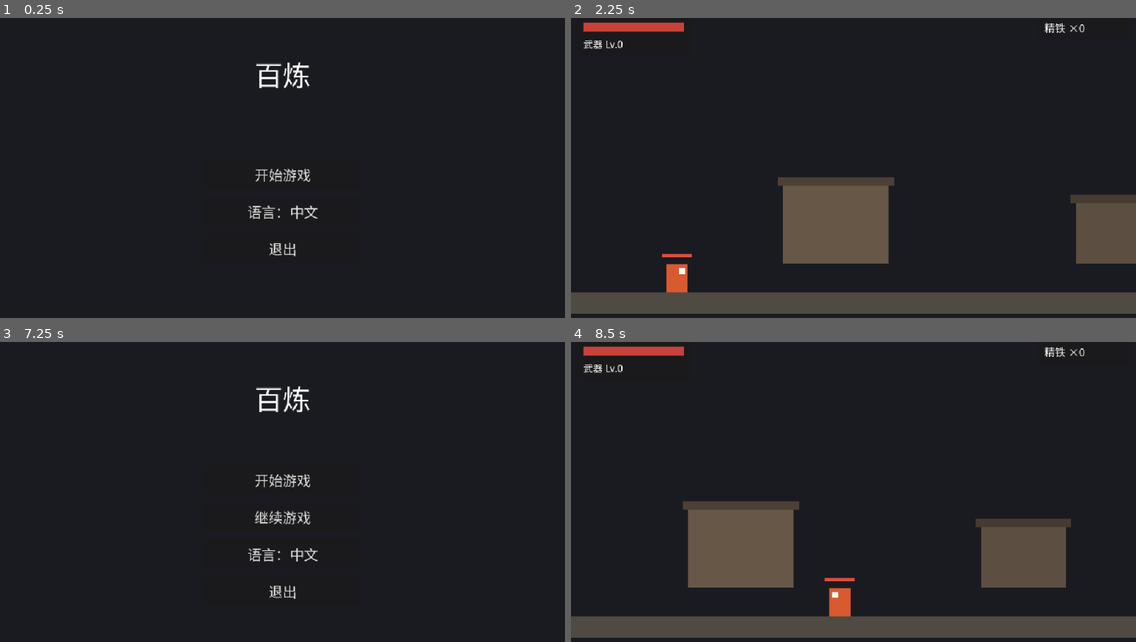
Above: before the commit, frames 1-4 (two rows, left to right).
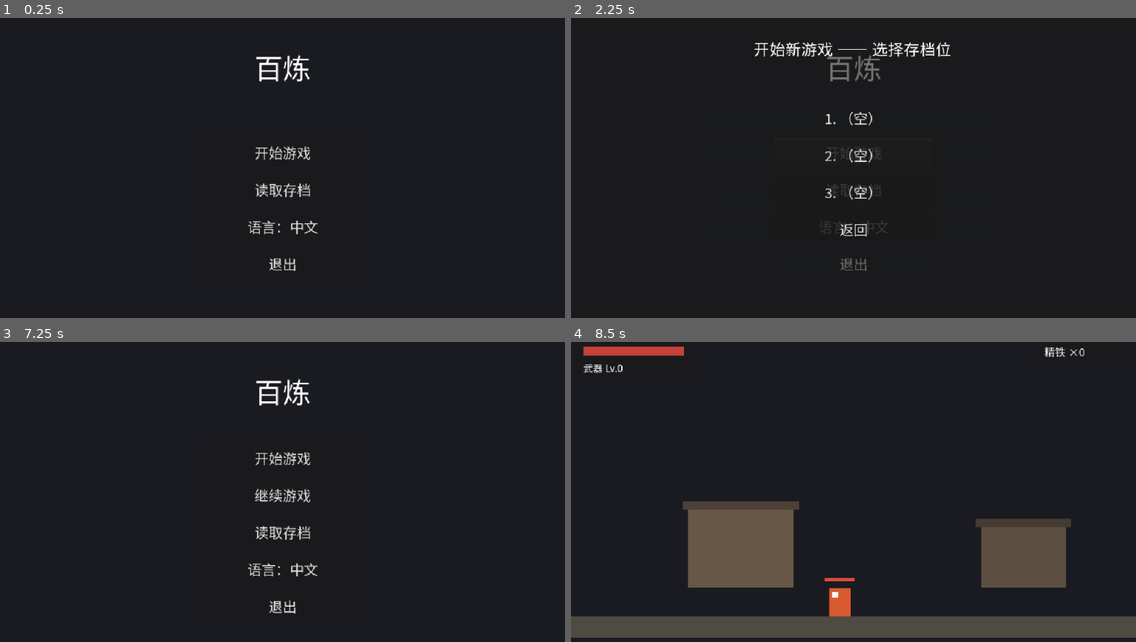
Above: after the commit, the same moments.

Repository: aachean/bailian
Game: Godot game, scene res://scenes/ui/main_menu.tscn
Two runs of this game, one before a commit and one after it. Both use one fixed random seed, a clock stepped at 60 frames per second and the inputs below.
Inputs (mouse positions are in pixels of both pictures, inside the frame that each line leads up to):
- Up to frame 1 (0.25 s): no input
- Up to frame 2 (2.25 s): click (853, 189) at 0.5 s, where only the run after the commit has a clickable "读取存档"; click (853, 228) at 1.25 s, where only the run after the commit has a clickable "返回"; click "开始游戏" at 2 s
- Up to frame 3 (7.25 s): click (282, 441) at 2.75 s, where only the run after the commit has a clickable "1. （空）"; tap Enter at 3.5 s; move the mouse to (406, 477) at 3.52 s; hold D (move_right) 3.53-5.03 s; tap J (attack) at 3.6, 5.1, 6.6 s; click (406, 477) at 3.67 s; tap Space (jump) at 3.77, 4.52, 6.02, 6.77 s; move the mouse to (169, 510) at 4.27 s; tap K (dodge) at 4.35, 5.85 s; click (169, 510) at 4.42 s; move the mouse to (339, 423) at 5.02 s; hold A (move_left) 5.03-5.78 s; click (339, 423) at 5.17 s; move the mouse to (254, 558) at 5.77 s; hold D (move_right) from 5.78 s (still down); click (254, 558) at 5.92 s; move the mouse to (452, 540) at 6.52 s; click (452, 540) at 6.67 s; tap Escape (ui_cancel) at 7.15 s
- Up to frame 4 (8.5 s): release D (move_right) at 7.25 s; click "继续游戏" at 7.25 s; move the mouse to (684, 444) at 8.02 s; hold A (move_left) from 8.03 s (still down); tap K (dodge) at 8.1 s; click (684, 444) at 8.17 s; tap Space (jump) at 8.27 s

The runs differ from the first frame. In frame 1, 1.8% of the frame differs, in the area x 43-57%, y 12-85%; in frame 2, 18%, in the area x 0-100%, y 1-99%; in frame 3, 2.4%; in frame 4, nothing differs.

Commit message:
feat(save): 多存档槽 + 存档列表 —— 回应「点新游戏全重置」
用户验收 M2：「会腻」，并要求存档列表可加载（新游戏不应抹掉全部进度）。

- SaveManager 改槽位制：3 槽（user://save_1..3.cfg），current_slot +
  last_slot（user://last_slot.cfg）；「继续游戏」= 回最近槽
- 主菜单加「读取存档」：槽位面板（开始模式选槽可覆盖 / 读档模式空槽置灰），
  槽位摘要显示精铁、武器等级、所在场景名
- 进档时玩家数据（碎片/强化）从快照回填 PlayerState，与跨场景机制闭环
- test_m2 重写为槽位版 6 条：槽位隔离、新开槽不抹别槽、空槽置灰、
  继续回最近槽；M1 33 + M3 12 条全回归

Diff:
--- a/data/i18n/ui.csv
+++ b/data/i18n/ui.csv
@@ -14,3 +14,10 @@
 UI_ANVIL_POOR,"精铁不够，去关卡里打怪","Not enough ore — fight in the level"
 HUD_WEAPON,"武器","Weapon"
 HUD_SHARD,"精铁","Ore"
+UI_MENU_LOAD,"读取存档","Load Game"
+UI_SLOTS_TITLE_NEW,"开始新游戏 —— 选择存档位","New Game — pick a slot"
+UI_SLOTS_TITLE_LOAD,"读取存档","Load Game"
+UI_SLOT_EMPTY,"（空）","(empty)"
+UI_LEVEL_TOWN,"城镇","Town"
+UI_LEVEL_LEVEL_1,"第一关","Level 1"
+UI_LEVEL_TEST_ROOM,"训练房","Training Room"
--- a/scenes/ui/main_menu.tscn
+++ b/scenes/ui/main_menu.tscn
@@ -13,8 +13,8 @@
 layout_mode = 1
 anchors_preset = 10
 anchor_right = 1.0
-offset_top = 48.0
-offset_bottom = 104.0
+offset_top = 40.0
+offset_bottom = 96.0
 theme_override_font_sizes/font_size = 32
 horizontal_alignment = 1
 text = "百炼"
@@ -24,7 +24,7 @@
 anchors_preset = 15
 anchor_right = 1.0
 anchor_bottom = 1.0
-offset_top = 96.0
+offset_top = 88.0
 mouse_filter = 2
 
 [node name="Box" type="VBoxContainer" parent="Panel"]
@@ -32,21 +32,77 @@
 theme_override_constants/separation = 10
 
 [node name="Start" type="Button" parent="Panel/Box"]
-custom_minimum_size = Vector2(180, 30)
+custom_minimum_size = Vector2(180, 28)
 layout_mode = 2
 text = "开始游戏"
 
 [node name="Continue" type="Button" parent="Panel/Box"]
-custom_minimum_size = Vector2(180, 30)
+custom_minimum_size = Vector2(180, 28)
 layout_mode = 2
 text = "继续游戏"
 
+[node name="Load" type="Button" parent="Panel/Box"]
+custom_minimum_size = Vector2(180, 28)
+layout_mode = 2
+text = "读取存档"
+
 [node name="Language" type="Button" parent="Panel/Box"]
-custom_minimum_size = Vector2(180, 30)
+custom_minimum_size = Vector2(180, 28)
 layout_mode = 2
 text = "语言：中文"
 
 [node name="Quit" type="Button" parent="Panel/Box"]
-custom_minimum_size = Vector2(180, 30)
+custom_minimum_size = Vector2(180, 28)
 layout_mode = 2
 text = "退出"
+
+[node name="Slots" type="Panel" parent="."]
+visible = false
+layout_mode = 1
+anchors_preset = 15
+anchor_right = 1.0
+anchor_bottom = 1.0
+mouse_filter = 0
+
+[node name="Title" type="Label" parent="Slots"]
+layout_mode = 1
+anchors_preset = 10
+anchor_right = 1.0
+offset_top = 30.0
+offset_bottom = 58.0
+theme_override_font_sizes/font_size = 18
+horizontal_alignment = 1
+text = "选择存档位"
+
+[node name="Box" type="VBoxContainer" parent="Slots"]
+layout_mode = 1
+anchors_preset = 8
+anchor_left = 0.5
+anchor_top = 0.5
+anchor_right = 0.5
+anchor_bottom = 0.5
+offset_left = -170.0
+offset_top = -70.0
+offset_right = 170.0
+offset_bottom = 80.0
+theme_override_constants/separation = 10
+
+[node name="Slot1" type="Button" parent="Slots/Box"]
+custom_minimum_size = Vector2(340, 30)
+layout_mode = 2
+text = "1."
+
+[node name="Slot2" type="Button" parent="Slots/Box"]
+custom_minimum_size = Vector2(340, 30)
+layout_mode = 2
+text = "2."
+
+[node name="Slot3" type="Button" parent="Slots/Box"]
+custom_minimum_size = Vector2(340, 30)
+layout_mode = 2
+text = "3."
+
+[node name="Back" type="Button" parent="Slots/Box"]
+custom_minimum_size = Vector2(340, 28)
+layout_mode = 2
+text = "返回"
--- a/scripts/core/save_manager.gd
+++ b/scripts/core/save_manager.gd
@@ -1,85 +1,131 @@
 extends Node
-## 存档底座。
+## 存档底座：3 个存档槽，互不干扰。
 ##
-## M2 增量 3 起存的不只是「进度到哪了」，还有**离开时的世界快照**
-## （玩家血量位置、每只怪的血量位置死活）——「继续游戏」= 回到离开那一刻，
-## 而不是关卡重开。快照的收集 / 恢复由关卡根节点（stage.gd）负责，
-## 这里只管序列化和「下一次进关卡要不要恢复」的传递。
+## 用户验收原话：「一旦点新游戏就会全重新开始，应该有存档的列表可以去加载。」
+## 单档 → 槽位制：开始游戏时选槽（覆盖需自担），读取存档时列槽挑一个，
+## 当前正在玩的槽记在 last_slot，「继续游戏」回到最近一次玩的那个。
 ##
-## 格式用 ConfigFile：手改得动、坏了能看出来，原型阶段够用。
-## 存档位置 user://save.cfg（与 settings.cfg 同目录，互不干扰）。
+## 每槽一个文件（user://save_1.cfg …），坏一个不牵连其他。
+## 快照的收集 / 恢复由关卡根节点（stage.gd）负责，这里只管序列化与槽位。
 
-const SAVE_PATH := "user://save.cfg"
 const SECTION := "progress"
-const VERSION := 3
+const VERSION := 4
+const SLOT_COUNT := 3
+const LAST_SLOT_PATH := "user://last_slot.cfg"
 
-## 关卡 _ready 时来取。true = 这次进入要恢复快照（点了「继续」）
+## 正在玩的槽（1 起）。菜单开始 / 读档时设置，游戏内写档都用它
+var current_slot: int = 1
+
+
+# ── 槽位与路径 ─────────────────────────────────────────────────
+
+func slot_path(slot: int) -> String:
+	return "user://save_%d.cfg" % slot
+
+
+func slot_exists(slot: int) -> bool:
+	return FileAccess.file_exists(slot_path(slot))
+
+
+## 最近一次玩的槽；从没玩过返回 0
+func last_slot() -> int:
+	var cfg := ConfigFile.new()
+	if cfg.load(LAST_SLOT_PATH) != OK:
+		return 0
+	return int(cfg.get_value("slot", "n", 0))
+
+
+func _remember_slot(slot: int) -> void:
+	var cfg := ConfigFile.new()
+	cfg.set_value("slot", "n", slot)
+	cfg.save(LAST_SLOT_PATH)
+
+
+# ── 进入游戏的两个入口 ─────────────────────────────────────────
+
+## 菜单「开始游戏」选了槽：新建该槽进度（空快照 = 全新世界），并设为当前槽
+func start_new_game(slot: int, level_path: String) -> void:
+	current_slot = slot
+	_remember_slot(slot)
+	write_progress(level_path, {})
+
+
+## 菜单「读取存档」选了槽：设为当前槽，并标记下一次进关卡要恢复快照
+func load_game(slot: int) -> void:
+	current_slot = slot
+	_remember_slot(slot)
+	_pending_restore = true
+
+
+# ── 写 / 读 ────────────────────────────────────────────────────
+
+## 关卡 _ready 时来取。true = 这次进入要恢复快照（读了档）
 var _pending_restore := false
 
 
-func has_save() -> bool:
-	return FileAccess.file_exists(SAVE_PATH)
-
-
 ## 写进度。state 是关卡快照（结构由 stage.gd 决定，这里不解读）；
-## 空字典 = 干净的新开局。
+## 空字典 = 干净的新开局。写当前槽。
 func write_progress(level_path: String, state: Dictionary = {}) -> void:
 	var cfg := ConfigFile.new()
 	cfg.set_value(SECTION, "version", VERSION)
 	cfg.set_value(SECTION, "level", level_path)
 	cfg.set_value(SECTION, "state", state)
 	cfg.set_value(SECTION, "saved_at", Time.get_unix_time_from_system())
-	var err := cfg.save(SAVE_PATH)
+	var err := cfg.save(slot_path(current_slot))
 	if err != OK:
 		push_warning("SaveManager: 存档失败 err=%d" % err)
 	_pending_restore = false
 
 
-## 读进度。返回关卡路径；没有存档 / 读不出来 / 没有这一项，一律返回空串。
-## 调用方拿空串就走「新游戏」分支，不要猜原因。
-func read_progress() -> String:
-	if not has_save():
+## 读当前槽的关卡路径。空串 = 没档 / 坏档，调用方走「新游戏」分支。
+func read_progress(slot: int = -1) -> String:
+	var s := current_slot if slot < 0 else slot
+	if not slot_exists(s):
 		return ""
 	var cfg := ConfigFile.new()
-	if cfg.load(SAVE_PATH) != OK:
+	if cfg.load(slot_path(s)) != OK:
 		return ""
 	return str(cfg.get_value(SECTION, "level", ""))
 
 
-## 读快照本体。无档返回空字典。
-func read_state() -> Dictionary:
-	if not has_save():
+## 读当前槽的快照本体。无档返回空字典。
+func read_state(slot: int = -1) -> Dictionary:
+	var s := current_slot if slot < 0 else slot
+	if not slot_exists(s):
 		return {}
 	var cfg := ConfigFile.new()
-	if cfg.load(SAVE_PATH) != OK:
+	if cfg.load(slot_path(s)) != OK:
 		return {}
 	var d = cfg.get_value(SECTION, "state", {})
 	return d if d is Dictionary else {}
 
 
-## 菜单「开始游戏」：新开局。关卡 _ready 拿到的快照会是空的。
-func request_new_game(level_path: String) -> void:
-	write_progress(level_path, {})
+## 槽位展示信息（存档列表用）：场景路径、快照、时间
+func read_slot_info(slot: int) -> Dictionary:
+	if not slot_exists(slot):
+		return {}
+	var cfg := ConfigFile.new()
+	if cfg.load(slot_path(slot)) != OK:
+		return {}
+	return {
+		"level": str(cfg.get_value(SECTION, "level", "")),
+		"state": cfg.get_value(SECTION, "state", {}),
+		"saved_at": int(cfg.get_value(SECTION, "saved_at", 0)),
+	}
 
 
-## 菜单「继续游戏」：标记下一次进关卡要恢复快照。
-func request_continue() -> void:
-	_pending_restore = true
+func erase_slot(slot: int) -> void:
+	if slot_exists(slot):
+		DirAccess.remove_absolute(ProjectSettings.globalize_path(slot_path(slot)))
+	if current_slot == slot:
+		_pending_restore = false
 
 
 ## 关卡 _ready 时取走待恢复的快照。
-## **只认 request_continue() 打的标记** —— 直接跑场景、跑测试、新开局，
-## 一律返回空字典。这条很重要：不设门槛的话，跑一遍测试都会把用户存档
-## 恢复进测试世界，反过来测试写档也会污染真实进度。
+## **只认 load_game() 打的标记** —— 直接跑场景、跑测试、新开局，
+## 一律返回空字典。不设门槛的话，跑一遍测试都会把用户存档恢复进测试世界。
 func take_pending_state() -> Dictionary:
 	if not _pending_restore:
 		return {}
 	_pending_restore = false
 	return read_state()
-
-
-## 清档（主菜单「重新开始」之类将来会用到；测试也靠它）
-func erase_save() -> void:
-	if has_save():
-		DirAccess.remove_absolute(ProjectSettings.globalize_path(SAVE_PATH))
-	_pending_restore = false
--- a/scripts/ui/main_menu.gd
+++ b/scripts/ui/main_menu.gd
@@ -1,61 +1,134 @@
 extends Control
-## 主菜单：开始 / 继续 / 语言 / 退出。
+## 主菜单：开始 / 继续 / 读取存档 / 语言 / 退出 + 存档槽位面板。
 ##
-## 「开始」进关卡并写档；「继续」只在有档时出现，读档进关卡。
-## 语言按钮循环切换已支持的语言 —— GameSettings 落地时用户等的那半句
-## 「设置里可以选不同语言」，从这一版开始成立（设置界面本身仍归 M2 的极简 UI 收尾）。
+## 存档模型（用户验收定的）：3 个槽位。「开始游戏」先选槽（选中有档的槽 = 覆盖），
+## 「读取存档」列槽挑一个进；「继续游戏」直接回最近一次玩的槽。
+## 进度档记：哪个场景 + 离开时的世界快照 + 玩家数据（碎片 / 强化）。
 
-## 现在的流程起点：城镇。从这里经传送门进入关卡（增量 3 起）
+## 流程起点：城镇。从这里经传送门进入关卡
 const LEVEL_PATH := "res://scenes/stages/town.tscn"
+
+## 槽位面板模式：start = 选槽开新游戏（可覆盖），load = 选槽读档
+enum SlotMode { START, LOAD }
+
+var _slot_mode: int = SlotMode.START
 
 @onready var _start_btn: Button = $Panel/Box/Start
 @onready var _continue_btn: Button = $Panel/Box/Continue
+@onready var _load_btn: Button = $Panel/Box/Load
 @onready var _lang_btn: Button = $Panel/Box/Language
 @onready var _quit_btn: Button = $Panel/Box/Quit
 @onready var _title: Label = $Title
+@onready var _slots: Panel = $Slots
+@onready var _slots_title: Label = $Slots/Title
+@onready var _slot_btns: Array[Button] = [$Slots/Box/Slot1, $Slots/Box/Slot2, $Slots/Box/Slot3]
+@onready var _back_btn: Button = $Slots/Box/Back
 
 
 func _ready() -> void:
 	_start_btn.pressed.connect(_on_start)
 	_continue_btn.pressed.connect(_on_continue)
+	_load_btn.pressed.connect(_on_load)
 	_lang_btn.pressed.connect(_on_language)
 	_quit_btn.pressed.connect(_on_quit)
+	_back_btn.pressed.connect(_close_slots)
+	for i in _slot_btns.size():
+		var idx := i + 1
+		_slot_btns[i].pressed.connect(_on_slot.bind(idx))
 	if not GameSettings.language_changed.is_connected(_refresh_texts):
 		GameSettings.language_changed.connect(_refresh_texts)
+	_slots.visible = false
 	_refresh_texts()
 	_refresh_continue()
 
 
 ## 参数是 language_changed 带的语言码，这里用不上但必须留 ——
 ## Godot 连信号按参数个数严格匹配，少了会「连上但调用报错、界面静默不刷新」。
-## 这个坑在 hint.gd 已经踩过一次，别有第三次。
+## 这个坑在 hint.gd 和这里各踩过，别有第三次。
 func _refresh_texts(_locale: String = "") -> void:
 	_title.text = tr("UI_MENU_TITLE")
 	_start_btn.text = tr("UI_MENU_START")
 	_continue_btn.text = tr("UI_MENU_CONTINUE")
+	_load_btn.text = tr("UI_MENU_LOAD")
 	_quit_btn.text = tr("UI_MENU_QUIT")
-	# 语言按钮显示「当前语言」，点一下切到下一个 —— 就地循环，不用列表
 	_lang_btn.text = "%s：%s" % [tr("UI_MENU_LANGUAGE"), GameSettings.SUPPORTED[GameSettings.language]]
+	_slots_title.text = tr("UI_SLOTS_TITLE_NEW") if _slot_mode == SlotMode.START else tr("UI_SLOTS_TITLE_LOAD")
+	_refresh_continue()
+	_refresh_slot_buttons()
 
 
 func _refresh_continue() -> void:
-	_continue_btn.visible = SaveManager.has_save()
+	var last := SaveManager.last_slot()
+	_continue_btn.visible = last > 0 and SaveManager.slot_exists(last)
 
 
+func _refresh_slot_buttons() -> void:
+	for i in _slot_btns.size():
+		var slot := i + 1
+		_slot_btns[i].text = _slot_text(slot, i + 1)
+		if _slot_mode == SlotMode.LOAD:
+			_slot_btns[i].disabled = not SaveManager.slot_exists(slot)
+		else:
+			_slot_btns[i].disabled = false
+
+
+## 槽位按钮上的摘要：空的写「空」，有档写玩家最关心的三样
+func _slot_text(slot: int, index: int) -> String:
+	var info := SaveManager.read_slot_info(slot)
+	if info.is_empty():
+		return "%d. %s" % [index, tr("UI_SLOT_EMPTY")]
+	var st := info.get("state", {}) as Dictionary
+	var player := st.get("player", {}) as Dictionary
+	var shards := int(player.get("shards", 0))
+	var upgrade := int(player.get("upgrade", 0))
+	var level := str(info.get("level", "")).get_file().get_basename()
+	return "%d. %s　%s ×%d　Lv.%d" % [index, tr("UI_LEVEL_" + level.to_upper()), shards, upgrade]
+
+
+# ── 按钮动作 ───────────────────────────────────────────────────
+
 func _on_start() -> void:
-	PlayerState.reset_for_new_game()
-	SaveManager.request_new_game(LEVEL_PATH)
-	get_tree().change_scene_to_file(LEVEL_PATH)
+	_slot_mode = SlotMode.START
+	_slots.visible = true
+	_refresh_texts()
+
+
+func _on_load() -> void:
+	_slot_mode = SlotMode.LOAD
+	_slots.visible = true
+	_refresh_texts()
+
+
+func _close_slots() -> void:
+	_slots.visible = false
+
+
+func _on_slot(slot: int) -> void:
+	if _slot_mode == SlotMode.START:
+		PlayerState.reset_for_new_game()
+		SaveManager.start_new_game(slot, LEVEL_PATH)
+		get_tree().change_scene_to_file(LEVEL_PATH)
+	else:
+		_enter_slot(slot)
 
 
 func _on_continue() -> void:
-	var level := SaveManager.read_progress()
+	var last := SaveManager.last_slot()
+	if last > 0 and SaveManager.slot_exists(last):
+		_enter_slot(last)
+
+
+## 从槽位进入：场景 + 快照 + 玩家数据，三样都从档里来
+func _enter_slot(slot: int) -> void:
+	var level := SaveManager.read_progress(slot)
 	if level.is_empty() or not ResourceLoader.exists(level):
-		# 档指向的场景已经不存在了（改版删场景）：当作没档，回新游戏
-		SaveManager.erase_save()
-		_refresh_continue()
+		SaveManager.erase_slot(slot)
+		_refresh_texts()
 		return
-	SaveManager.request_continue()
+	SaveManager.load_game(slot)
+	var st := SaveManager.read_state(slot)
+	if st.has("player"):
+		PlayerState.load_from(st.player)
 	get_tree().change_scene_to_file(level)
 
 
@@ -63,7 +136,6 @@
 	var codes := GameSettings.SUPPORTED.keys()
 	var i := codes.find(GameSettings.language)
 	GameSettings.set_language(str(codes[(i + 1) % codes.size()]))
-	# language_changed 信号会带回 _refresh_texts，按钮文案自己换
 
 
 func _on_quit() -> void:
--- a/tests/test_m2.gd
+++ b/tests/test_m2.gd
@@ -1,12 +1,11 @@
 extends Node
-## 《百炼》M2 自动验收 —— 增量 2：主菜单 / 存档底座 / 语言入口
+## 《百炼》M2 自动验收 —— 主菜单 / 槽位存档 / 语言入口
 ##
 ## 跑法（无头）：
 ##     godot --headless --fixed-fps 60 --path <项目根> res://tests/test_m2.tscn
 ##
-## 战斗 / 移动的 33 条在 tests/test_m1.tscn，这里只管增量 2 的新东西。
-## 场景切换本身（按开始 → 进关卡）是引擎一行调用，且会把本测试场景换掉，
-## 无头环境测不了 —— 那条走人工验收，其余全部机器兜底。
+## 存档模型（用户验收定的）：3 槽位 + 最近槽「继续」。这里的断言盯三种翻车：
+## 槽位之间互相污染、读了不存在的档、新游戏把别的槽抹掉。
 
 const MENU := preload("res://scenes/ui/main_menu.tscn")
 
@@ -17,10 +16,10 @@
 func _ready() -> void:
 	await get_tree().process_frame
 	print("")
-	print("═══ 《百炼》M2 增量 2 自动验收 ═══")
+	print("═══ 《百炼》M2 自动验收 ═══")
 	await _t1_menu_buttons()
 	await _t2_continue_visibility()
-	await _t3_save_roundtrip()
+	await _t3_slots_isolated()
 	await _t4_language_button()
 	await _t5_world_snapshot_roundtrip()
 	await _t6_snapshot_survives_file()
@@ -44,64 +43,93 @@
 		await get_tree().process_frame
 
 
-## 菜单能摆出来，四个按钮都在，文案是真话不是 key
+func _wipe_all_slots() -> void:
+	for s in 3:
+		SaveManager.erase_slot(s)
+	PlayerState.shards = 0
+	PlayerState.upgrade_level = 0
+
+
+## 菜单能摆出来：标题 + 五个按钮，文案是真话不是 key
 func _t1_menu_buttons() -> void:
 	var menu := MENU.instantiate()
 	add_child(menu)
 	await _steps(3)
 
 	var missing := PackedStringArray()
-	for node_path in ["Panel/Box/Start", "Panel/Box/Continue", "Panel/Box/Language", "Panel/Box/Quit"]:
+	for node_path in ["Panel/Box/Start", "Panel/Box/Continue", "Panel/Box/Load",
+			"Panel/Box/Language", "Panel/Box/Quit", "Slots/Box/Slot1", "Slots/Box/Slot3"]:
 		if menu.get_node_or_null(node_path) == null:
 			missing.append(node_path)
 	var title := (menu.get_node("Title") as Label).text
 	var start_text := (menu.get_node("Panel/Box/Start") as Button).text
 	var ok := missing.is_empty() and not title.is_empty() and title != "UI_MENU_TITLE" \
 		and not start_text.is_empty() and start_text != "UI_MENU_START"
-	_check("1", "主菜单摆得出来：标题 + 四个按钮，文案随语言",
+	_check("1", "主菜单摆得出来：标题 + 五个按钮 + 三个存档位",
 		ok,
 		"标题=\"%s\" 开始=\"%s\" 缺节点 %d 个" % [title, start_text, missing.size()])
 	menu.queue_free()
 	await _steps(2)
 
 
-## 「继续」只在有档时出现 —— 这是存档系统在菜单上唯一可感知的开关
+## 「继续」只在有进度时出现；读档列表里空槽置灰、有档可选
 func _t2_continue_visibility() -> void:
+	_wipe_all_slots()
 	var menu := MENU.instantiate()
 	add_child(menu)
 	await _steps(2)
 	var cont := menu.get_node("Panel/Box/Continue") as Button
-
-	# 清档 → 继续隐藏；写档 → 继续出现
-	SaveManager.erase_save()
-	menu._refresh_continue()
-	await _steps(2)
-	var hidden_without_save: bool = not cont.visible
-
-	SaveManager.write_progress("res://scenes/stages/test_room.tscn")
-	menu._refresh_continue()
-	await _steps(2)
-	var shown_with_save: bool = cont.visible
-
-	_check("2", "「继续」按钮只在有存档时出现",
-		hidden_without_save and shown_with_save,
-		"无档隐藏=%s　有档显示=%s" % [str(hidden_without_save), str(shown_with_save)])
+	var slot2 := menu.get_node("Slots/Box/Slot2") as Button
+
+	# 全空：继续隐藏
+	menu._refresh_texts()
+	await _steps(2)
+	var cont_hidden: bool = not cont.visible
+
+	# 在槽 2 开档：继续出现（回最近槽），读档列表里槽 2 可选、槽 1 仍置灰
+	SaveManager.start_new_game(2, "res://scenes/stages/town.tscn")
+	menu._refresh_texts()
+	await _steps(2)
+	var cont_shown: bool = cont.visible
+	menu._slot_mode = menu.SlotMode.LOAD
+	menu._refresh_texts()
+	var load_mode_ok: bool = (not slot2.disabled) \
+		and (menu.get_node("Slots/Box/Slot1") as Button).disabled
+	menu._slot_mode = menu.SlotMode.START
+	menu._refresh_texts()
+
+	_check("2", "「继续」回最近槽；读档列表空槽置灰",
+		cont_hidden and cont_shown and load_mode_ok,
+		"无进度隐藏=%s　有进度显示=%s　读档模式槽2可选/槽1置灰=%s" % [
+			str(cont_hidden), str(cont_shown), str(load_mode_ok)])
 	menu.queue_free()
 	await _steps(2)
 
 
-## 存档写读往返；读不存在的档返回空串而不是崩
-func _t3_save_roundtrip() -> void:
-	SaveManager.erase_save()
-	var empty: String = SaveManager.read_progress()
-
-	SaveManager.write_progress("res://scenes/stages/test_room.tscn")
-	var back := SaveManager.read_progress()
-	var has := SaveManager.has_save()
-
-	_check("3", "存档写读往返一致，无档时读出空串",
-		empty.is_empty() and has and back == "res://scenes/stages/test_room.tscn",
-		"无档读出=\"%s\"　has_save=%s　读回=\"%s\"" % [empty, str(has), back])
+## 槽位隔离：三个槽各写各的，读写往返互不污染；新开槽不抹别的槽
+func _t3_slots_isolated() -> void:
+	_wipe_all_slots()
+	SaveManager.start_new_game(1, "res://scenes/stages/town.tscn")
+	SaveManager.write_progress("res://scenes/stages/level_1.tscn",
+		{"player": {"hp": 50, "shards": 9, "upgrade": 2}, "enemies": []})
+
+	SaveManager.start_new_game(3, "res://scenes/stages/town.tscn")
+	SaveManager.write_progress("res://scenes/stages/town.tscn",
+		{"player": {"hp": 100, "shards": 1, "upgrade": 0}, "enemies": []})
+
+	var s1 := SaveManager.read_state(1)
+	var s3 := SaveManager.read_state(3)
+	var s2_empty: bool = SaveManager.read_progress(2).is_empty()
+	var s1_player := (s1.get("player", {}) as Dictionary)
+	var s3_player := (s3.get("player", {}) as Dictionary)
+	var isolated: bool = int(s1_player.get("shards", -1)) == 9 \
+		and int(s3_player.get("shards", -1)) == 1 and s2_empty
+
+	_check("3", "三个存档位互不干扰，新开一槽不抹别的槽",
+		isolated and s2_empty,
+		"槽1 铁=%s Lv=%s　槽2 无档=%s　槽3 铁=%s" % [
+			str(s1_player.get("shards")), str(s1_player.get("upgrade")),
+			str(s2_empty), str(s3_player.get("shards"))])
 
 
 ## 语言按钮：点一下切到下一个语言，按钮文案跟着换，再点能绕回来
@@ -134,8 +162,6 @@
 
 
 ## 世界快照往返：这是「继续游戏 = 回到离开那一刻」的核心。
-## 玩家血量/位置、每只怪的血量/位置，collect 之后再 apply 回来必须一致。
-## 用户验收原话：「我打了怪一点血量，继续游戏时小怪血量应该和之前一样。」
 func _t5_world_snapshot_roundtrip() -> void:
 	var room := (load("res://scenes/stages/test_room.tscn") as PackedScene).instantiate()
 	add_child(room)
@@ -147,7 +173,6 @@
 	var player_h: Health = player.get_node("Health")
 	var walker_h: Health = walker.get_node("Health")
 
-	# 制造「离开时」的状态：玩家掉血挪位、怪掉血挪位
 	player_h.take_damage(13, Vector2.ZERO, false, 1)
 	player.global_position = Vector2(410.0, 288.0)
 	walker_h.take_damage(11, Vector2.ZERO, false, 1)
@@ -158,14 +183,12 @@
 	var want_player := {"hp": player_h.hp, "x": player.global_position.x, "y": player.global_position.y}
 	var want_walker_hp: int = walker_h.hp
 
-	# 把现场搅乱：全员满血回原位 —— 模拟「关卡重开」
 	player_h.restore(player_h.max_hp)
 	player.global_position = Vector2(320.0, 280.0)
 	walker_h.restore(walker_h.max_hp)
 	walker.global_position = Vector2(46.0, 288.0)
 	await get_tree().physics_frame
 
-	# 应用快照 —— 一切该回到「离开时」
 	room.call("_apply_state", snap)
 	await get_tree().physics_frame
 
@@ -188,6 +211,7 @@
 func _t6_snapshot_survives_file() -> void:
 	var snap := {"player": {"hp": 66, "x": 123.0, "y": 288.0}, "enemies": [
 		{"node": "Walker", "hp": 19, "x": 200.0, "y": 288.0}]}
+	SaveManager.start_new_game(2, "res://scenes/stages/test_room.tscn")
 	SaveManager.write_progress("res://scenes/stages/test_room.tscn", snap)
 	var back := SaveManager.read_state()
 
Binary file changed: data/i18n/ui.en.translation
Binary file changed: data/i18n/ui.zh_CN.translation
Not shown: 1 places in scenes/ui/main_menu.tscn that only renumber resources
